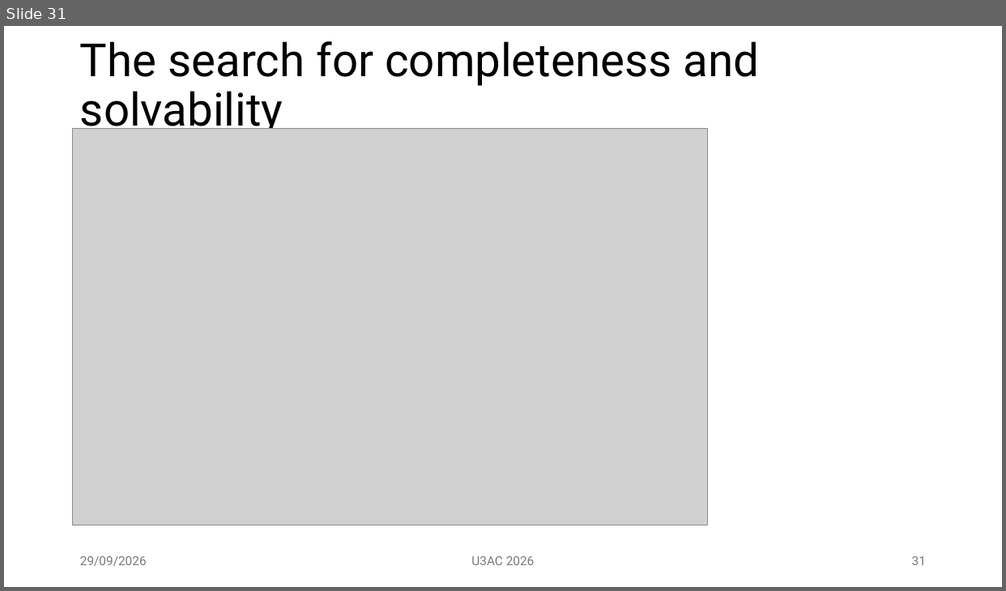
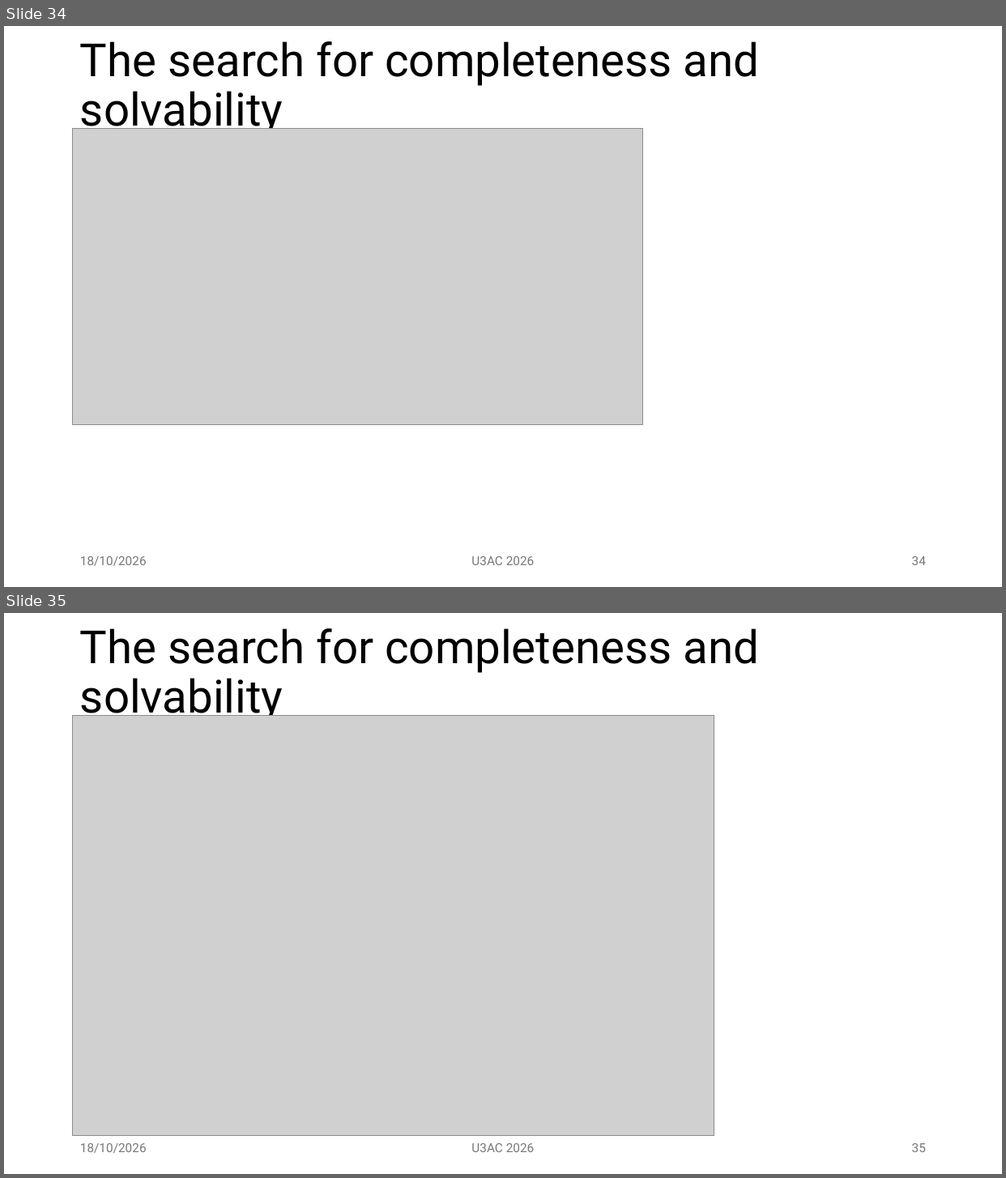
Before and after one commit to mm002a/U3AC, a slide deck: U3AC.Lec1.1.pptx. Shown one above the other, each under a label of ours: slide 31 before the commit, slides 34 and 35 after it. The pictures are 1006x591 and 1006x1178 pixels, drawn with LibreOffice and Linux fonts; fonts in the diff are those of the drawing; grey boxes stand for pictures. Boxes give left, top, right and bottom in pixels: in the first picture for what was removed or moved away, otherwise in the second. Text is boxed around its words. In the diff, an @@ line names an element or a change of style, - is before the commit and + after.

```diff
--- a/U3AC.Lec1.1.pptx
+++ b/U3AC.Lec1.1.pptx
@@ slide 35 added at (4, 613, 1002, 1174), background #FFFFFF @@
@@ title added at (80, 628, 760, 724), 44 pt, text #000000 @@
+The search for completeness and solvability
@@ picture added at (73, 716, 714, 1136) @@
@@ text added at (80, 1144, 147, 1153), 12 pt, text #797979 @@
+18/10/2026
@@ text added at (471, 1144, 535, 1152), 12 pt, text #797979 @@
+U3AC 2026
@@ page number added at (912, 1144, 926, 1152), 12 pt, text #797979 @@
+35
@@ what was slide 31 is now slide 34 @@
@@ slide 34 changed as well @@
@@ picture: place and size @@
-picture at (73, 129, 709, 526)
+picture at (73, 129, 642, 425)
@@ text at (80, 557, 147, 566): text changed @@
-29/09/2026
+18/10/2026
@@ page number at (912, 557, 926, 565): text changed @@
-31
+34
```
Also in this commit, not shown: 35 other slides changed, 5 other slides added.
